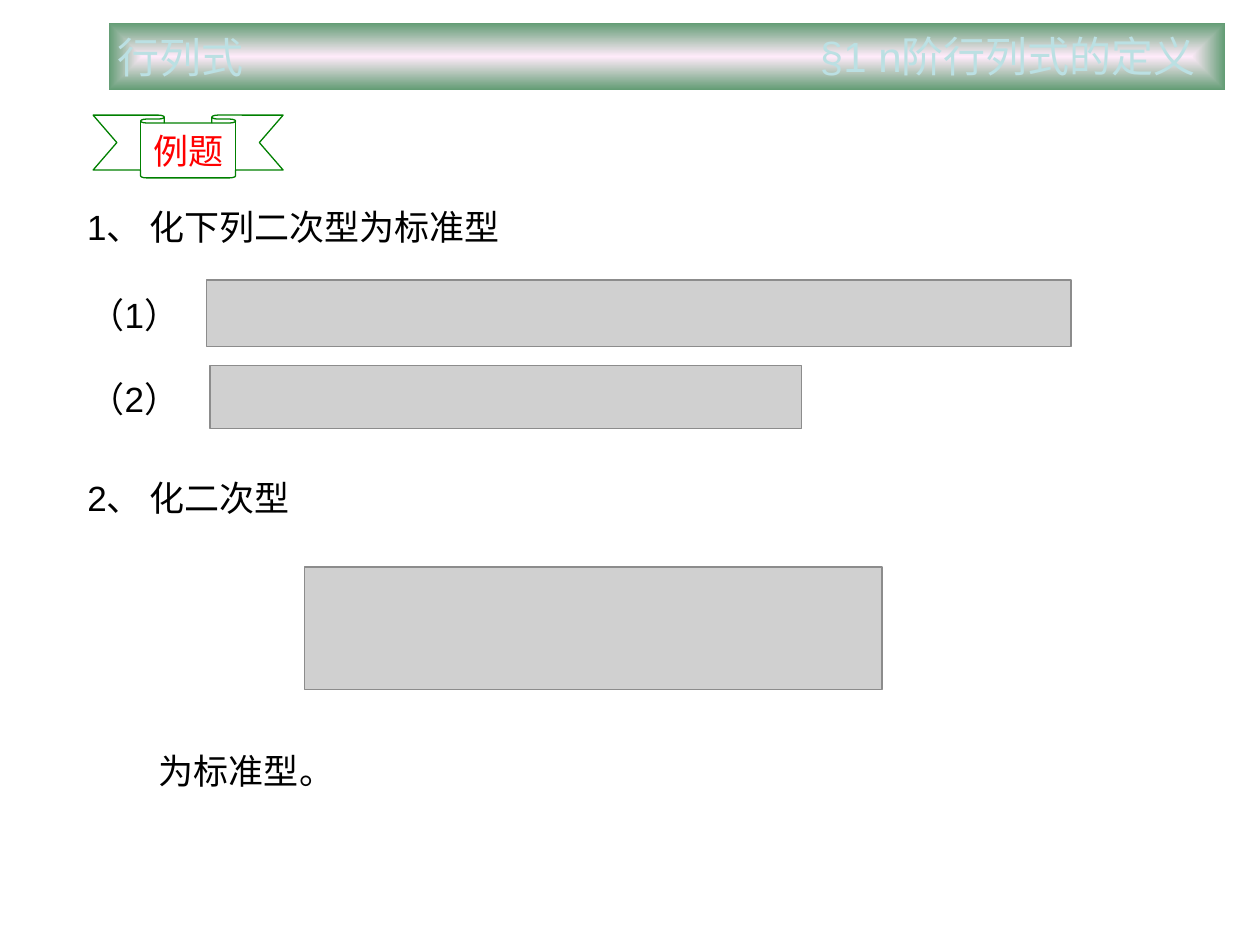
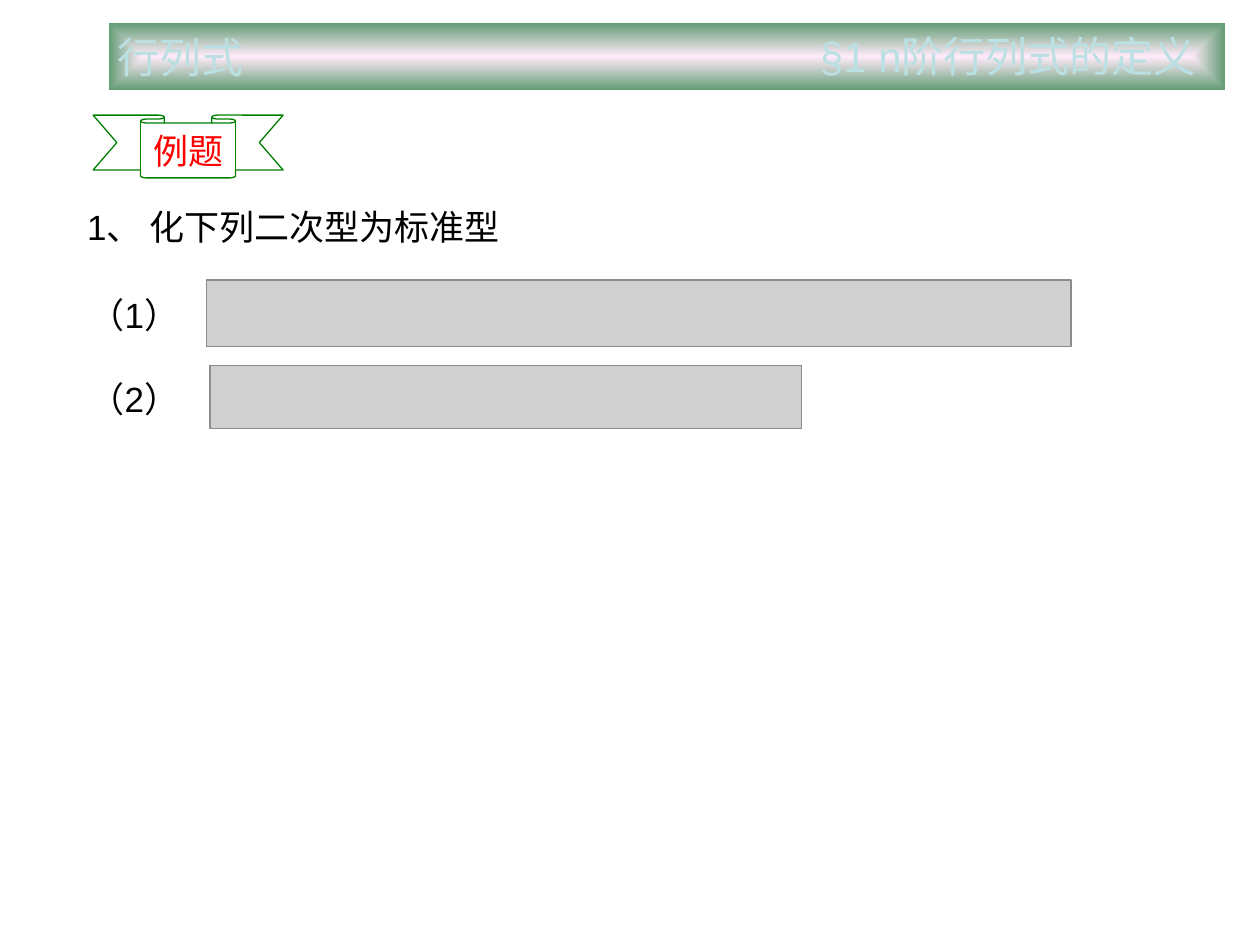
Before and after one commit to zhangbiaomath/zhangbiaomath.github.io, a slide deck: slide 12 of teaching/gaodai/ch5/第五章-高等代数二次型.ppt. Drawn at 1260x945 pixels with LibreOffice and Linux fonts; fonts in the diff are those of the drawing; grey boxes stand for pictures. Boxes give left, top, right and bottom in pixels: in the first picture for what was removed or moved away, otherwise in the second. Text is boxed around its words. In the diff, an @@ line names an element or a change of style, - is before the commit and + after.

```diff
--- a/teaching/gaodai/ch5/第五章-高等代数二次型.ppt
+++ b/teaching/gaodai/ch5/第五章-高等代数二次型.ppt
@@ text removed at box(87, 481, 290, 514) @@
-2、 化二次型
@@ picture removed at box(305, 567, 882, 689) @@
@@ text removed at box(159, 754, 334, 787) @@
-为标准型。
```
Also in this commit, not shown: 1 other slide changed, 1 slide removed, 1 other file.
